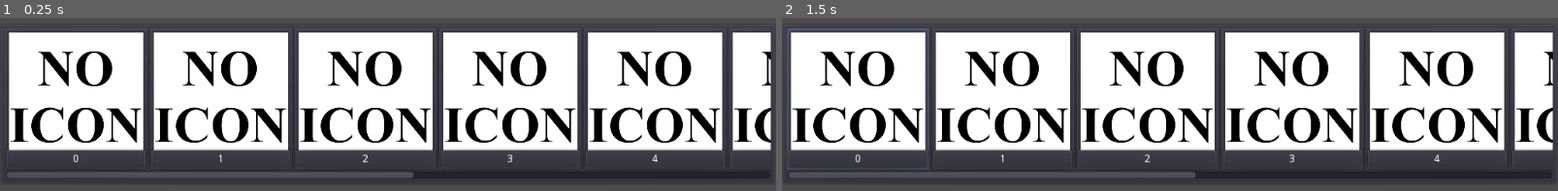
Above: before the commit, frames 1-2 (left to right).
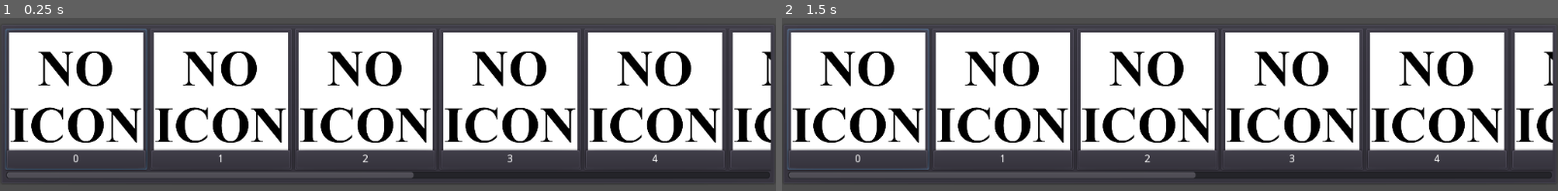
Above: after the commit, the same moments.

Repository: Fullbrik/ConDE
Game: Godot game, scene res://sample/SampleUI.tscn
The game is run twice, just before and just after one commit, with the same random seed, the same clock (stepped at 60 frames per second) and the same inputs.
Inputs (mouse positions are in pixels of both pictures, inside the frame that each line leads up to):
- Up to frame 1 (0.25 s): no input
- Up to frame 2 (1.5 s): click (859, 99) at 0.52 s; click (859, 99) at 1.27 s

The runs differ from the first frame. In frame 1, 0.4% of the frame differs, in the area x 0-19%, y 6-88%; in frame 2, nothing differs.

Commit message:
More work on NavigateableList

Diff:
--- a/project.godot
+++ b/project.godot
@@ -18,10 +18,16 @@
 "class": "PaddingContainer",
 "language": "GDScript",
 "path": "res://shared/scripts/padding_container.gd"
+}, {
+"base": "ScrollContainer",
+"class": "SmoothScrollContainer",
+"language": "GDScript",
+"path": "res://shared/scripts/smooth_scroll_container.gd"
 } ]
 _global_script_class_icons={
 "MinSizeXIsHigh": "",
-"PaddingContainer": ""
+"PaddingContainer": "",
+"SmoothScrollContainer": ""
 }
 
 [application]
--- a/shared/NavigateableList.gd
+++ b/shared/NavigateableList.gd
@@ -4,6 +4,7 @@
 
 export var list_item : PackedScene
 
+onready var scroll_container : SmoothScrollContainer = $ScrollContainer
 onready var list_container = $ScrollContainer/ListContainer
 
 var items : Array = []
@@ -25,7 +26,22 @@
 	var index : int = items.size() - 1
 	list_container.add_child(item)
 
+	if items.size() == 1: # Focus first item
+		item.grab_focus()
+
 	item.connect("pressed", self, "on_item_pressed", [index])
+	item.connect("button_focussed", self, "on_item_focussed", [index])
 
 func on_item_pressed(index: int):
 	emit_signal("item_pressed", index)
+
+func on_item_focussed(index: int):
+	var item := items[index] as Control
+
+	# Get the right/left side of the scroll container (adjusted for scroll amount)
+	var scroll_right : int = scroll_container.rect_size.x + scroll_container.rect_position.x + scroll_container.scroll_horizontal
+	var scroll_left : int = scroll_container.rect_position.x + scroll_container.scroll_horizontal
+
+	# Check if the item is too far right/left
+	if(item.rect_position.x + item.rect_size.x > scroll_right || item.rect_position.x < scroll_left):
+		scroll_container.smooth_scroll_to(item.rect_position.x + (item.rect_size.x/2) - (scroll_container.rect_size.x/2))
--- a/shared/NavigateableList.tscn
+++ b/shared/NavigateableList.tscn
@@ -1,7 +1,8 @@
-[gd_scene load_steps=3 format=2]
+[gd_scene load_steps=4 format=2]
 
 [ext_resource path="res://shared/NavigateableListItem.tscn" type="PackedScene" id=1]
 [ext_resource path="res://shared/NavigateableList.gd" type="Script" id=2]
+[ext_resource path="res://shared/scripts/smooth_scroll_container.gd" type="Script" id=3]
 
 [node name="NavigateableList" type="PanelContainer"]
 margin_right = 26.0
@@ -18,6 +19,7 @@
 margin_top = 7.0
 margin_right = 19.0
 margin_bottom = 19.0
+script = ExtResource( 3 )
 
 [node name="ListContainer" type="HBoxContainer" parent="ScrollContainer"]
 margin_bottom = 12.0
--- a/shared/NavigateableListItem.gd
+++ b/shared/NavigateableListItem.gd
@@ -1,24 +1,31 @@
 extends Control
 
 signal pressed
+signal button_focussed
 
 export var icon_texture : Texture
 export var title_text : String
 
 onready var icon_rect = $AspectRatioContainer/PaddingContainer/Icon
 onready var title_label = $AspectRatioContainer/Panel/Title
+onready var button = $AspectRatioContainer/Button
 
 func _ready():
 	if(icon_texture):
 		icon_rect.texture = icon_texture
 	title_label.text = title_text
-	pass # Replace with function body.
 
 
 # Called every frame. 'delta' is the elapsed time since the previous frame.
 #func _process(delta):
 #	pass
 
+func grab_focus():
+	button.grab_focus()
 
 func _on_Button_pressed():
 	emit_signal("pressed")
+
+
+func _on_Button_focus_entered():
+	emit_signal("button_focussed")
--- a/shared/NavigateableListItem.tscn
+++ b/shared/NavigateableListItem.tscn
@@ -82,4 +82,5 @@
 
 [node name="AnimationPlayer" type="AnimationPlayer" parent="."]
 
+[connection signal="focus_entered" from="AspectRatioContainer/Button" to="." method="_on_Button_focus_entered"]
 [connection signal="pressed" from="AspectRatioContainer/Button" to="." method="_on_Button_pressed"]
--- /dev/null
+++ b/shared/scripts/smooth_scroll_container.gd
@@ -0,0 +1,29 @@
+class_name SmoothScrollContainer extends ScrollContainer
+
+export var scroll_speed : int = 2000
+
+var is_scrolling : bool = false
+var scroll_target : int = 0
+
+func smooth_scroll_to(scroll: int):
+	is_scrolling = true
+	scroll_target = scroll
+
+func _process(delta):
+	if is_scrolling:
+		scroll_horizontal = move_toward(scroll_horizontal, scroll_target, float(scroll_speed) * delta)
+
+		# TODO: Implement scroll_horizontal >= properly
+		if(scroll_horizontal == scroll_target || scroll_horizontal == 0 || scroll_horizontal >= rect_size.x):
+			is_scrolling = false
+		else:
+			print("scroll: ", scroll_horizontal, " size: ", rect_size.x)
+	pass
+
+func move_toward(source: int, to: int, delta: float) -> int:
+	var dist = to - source
+
+	if(dist <= delta): # || dist < 0.00001):
+		return to
+	else:
+		return (source + dist) / (dist * delta)
